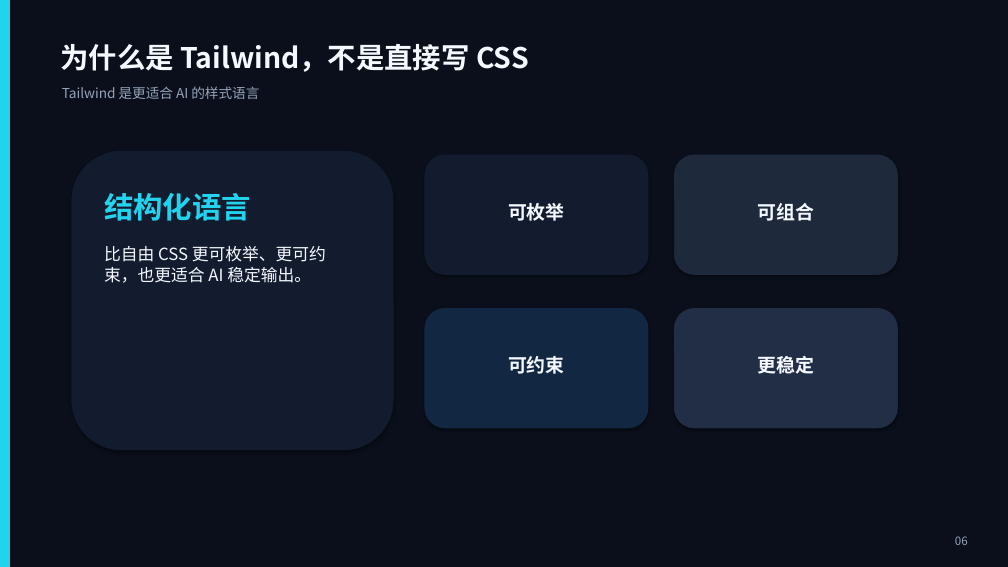
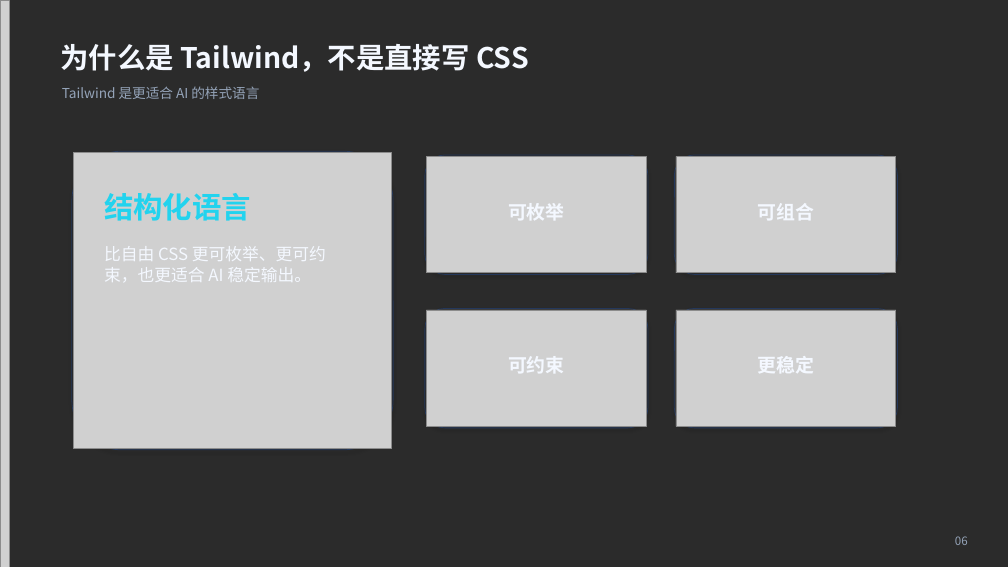
Before and after one commit to sonofmagic/weapp-tailwindcss, a slide deck: slide 6 of talk/2026-04-02-live/2026-04-02-live-deck.pptx. Drawn at 1008x567 pixels with LibreOffice and Linux fonts; fonts in the diff are those of the drawing; grey boxes stand for pictures; background and template pictures are left out; a plain dark background stands for a picture behind light text. Boxes give left, top, right and bottom in pixels: in the first picture for what was removed or moved away, otherwise in the second. Text is boxed around its words. In the diff, an @@ line names an element or a change of style, - is before the commit and + after.

```diff
--- a/talk/2026-04-02-live/2026-04-02-live-deck.pptx
+++ b/talk/2026-04-02-live/2026-04-02-live-deck.pptx
@@ background #0A0F1B to picture (left out) @@
@@ rectangle removed at (0,0,9,567) @@
@@ picture added at (0,0,9,567) @@
@@ rounded rectangle at (72,151,393,450): fill #131C2E to none; outline #131C2E 0.75 pt to #24385C 0.75 pt @@
@@ picture added at (73,153,392,448) @@
@@ rounded rectangle at (425,155,648,274): fill #131C2E to none; outline #131C2E 0.75 pt to #24385C 0.75 pt @@
@@ picture added at (426,157,647,273) @@
@@ rounded rectangle at (675,155,898,274): fill #1E293B to none; outline #1E293B 0.75 pt to #24385C 0.75 pt @@
@@ picture added at (676,157,896,273) @@
@@ rounded rectangle at (425,309,648,428): fill #122742 to none; outline #122742 0.75 pt to #24385C 0.75 pt @@
@@ picture added at (426,310,647,426) @@
@@ rounded rectangle at (675,309,898,428): fill #222D46 to none; outline #222D46 0.75 pt to #24385C 0.75 pt @@
@@ picture added at (676,310,896,426) @@
```
Also in this commit, not shown: 19 other slides changed, 5 other files.
